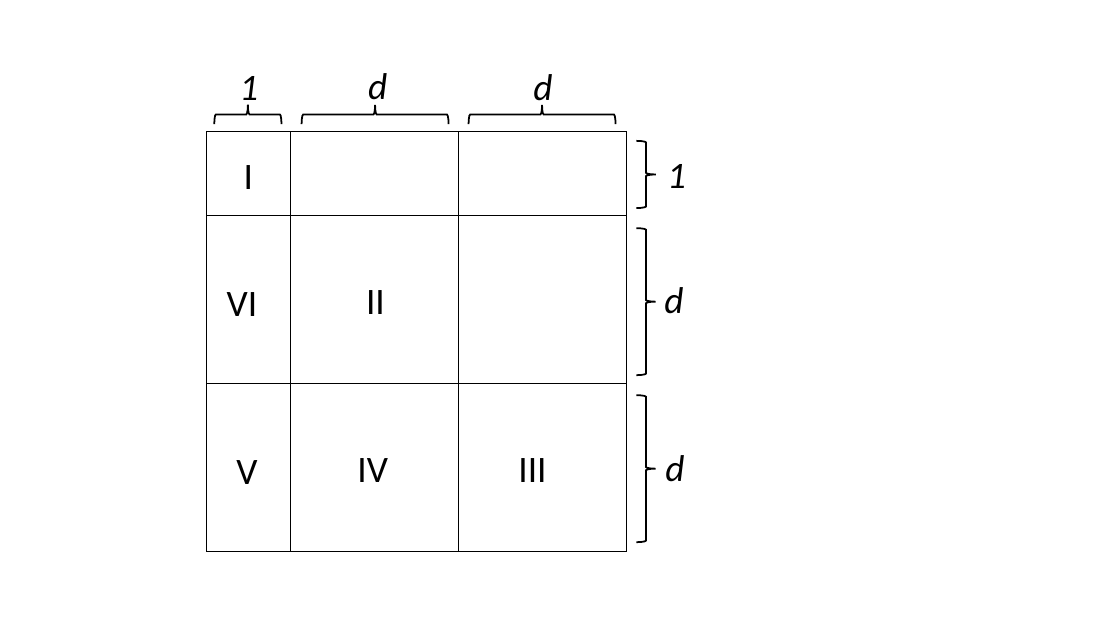
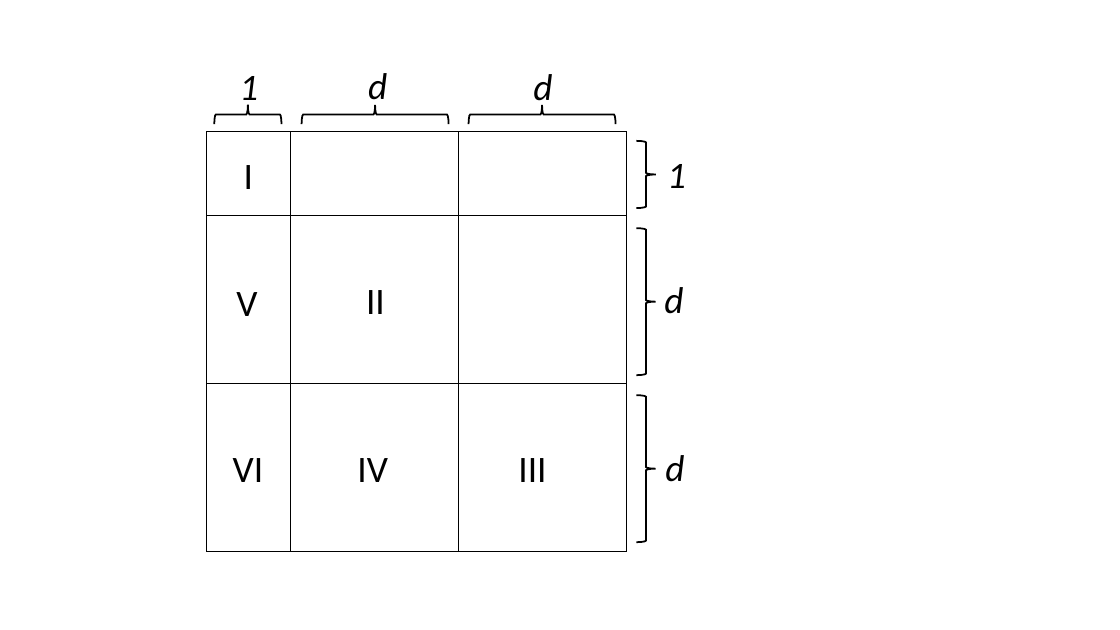
Before and after one commit to timothy-barry/glmeiv-project, a slide deck: slide 1 of writeups/unified_est_inf/fig.pptx. Drawn at 1120x630 pixels with LibreOffice and Linux fonts; fonts in the diff are those of the drawing. Boxes give left, top, right and bottom in pixels: in the first picture for what was removed or moved away, otherwise in the second. Text is boxed around its words. In the diff, an @@ line names an element or a change of style, - is before the commit and + after.

```diff
--- a/writeups/unified_est_inf/fig.pptx
+++ b/writeups/unified_est_inf/fig.pptx
@@ text "V": place and size @@
-text "V" at [236,460,257,484]
+text "V" at [236,292,257,316]
@@ text "VI": place and size @@
-text "VI" at [227,292,258,316]
+text "VI" at [233,458,264,482]
```
Also in this commit, not shown: 1 other slide changed, 12 other files.
